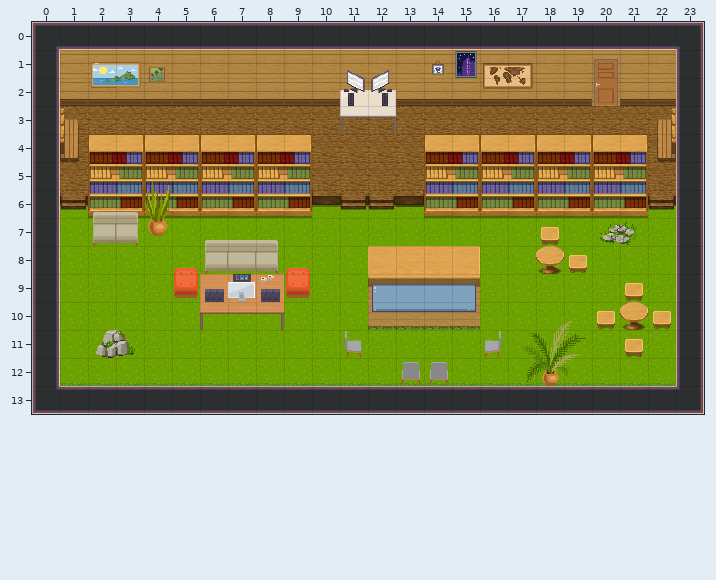
Tiled map (JSON): conference.tmj. Above, as it was before the edit.
Cells are 32x32 px. Shown: x 0..23, y 0..13.
And afterwards:
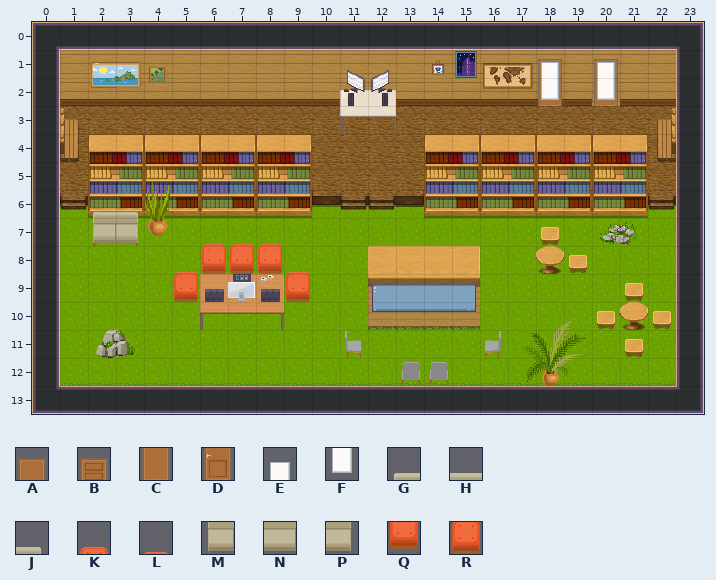
Key: from "WA_Room_Builder": A 850, B 860, C 875, D 885, E 951, F 976; from "WA_Seats": G 52, H 53, J 54, K 62, L 63, M 65, N 66, P 67, Q 75, R 76.
_ is an empty cell, . an unchanged one.
Edits made:
--- layer "furniture/furniture1"
@@ x 5..9 @@
- 7 .___.
- 8 _MNP_
- 9 Q...Q
+ 7 .LLL.
+ 8 LRRRL
+ 9 R...R
--- layer "furniture/furniture2"
@@ x 18..20 @@
- 1 _.B
- 2 _.D
+ 1 A.A
+ 2 C.C
--- layer "furniture/furniture4"
@@ x 18..20 @@
- 1 _._
- 2 _._
+ 1 E.E
+ 2 F.F
--- layer "above/above1"
@@ x 5..9 @@
- 7 .GHJ.
- 8 K...K
+ 7 .___.
+ 8 _..._
--- layer "above/Electronics"
@@ x 5..9 @@
- 7 .GHJ.
- 8 K...K
+ 7 .___.
+ 8 _..._
--- layer "above/Plants"
@@ x 5..9 @@
- 7 .GHJ.
- 8 K...K
+ 7 .___.
+ 8 _..._
Pixel boxes of the changes (left, top, right, bottom) in both pictures:
added: (538, 59, 562, 106)
changed: (596, 62, 615, 103)
changed: (174, 240, 310, 302)
